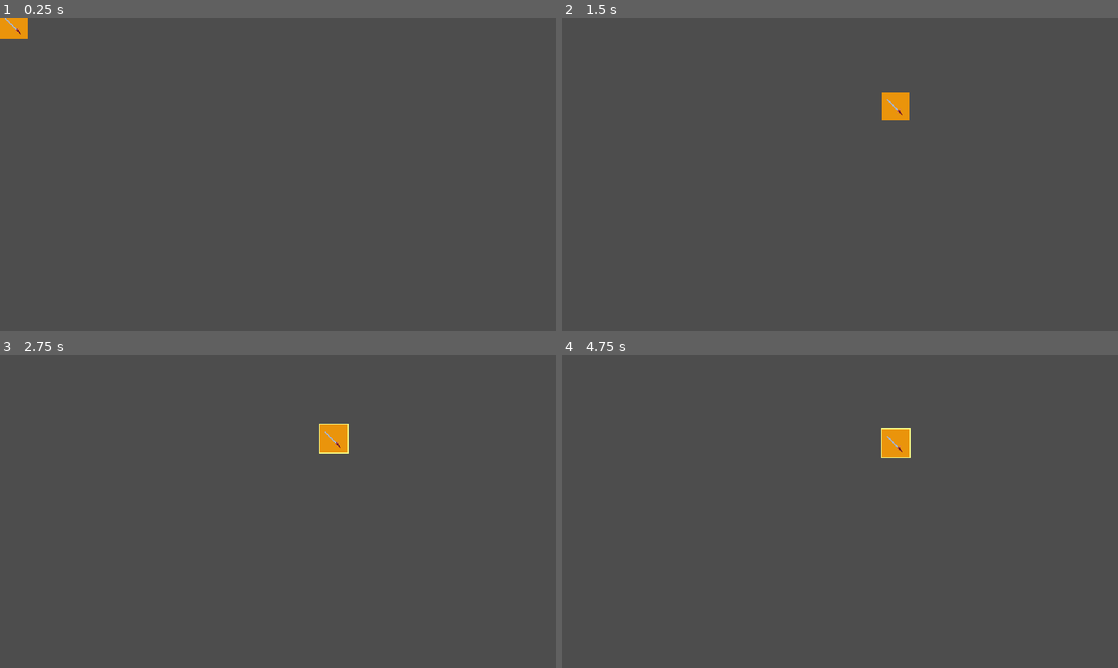
Above: before the commit, frames 1-4 (two rows, left to right).
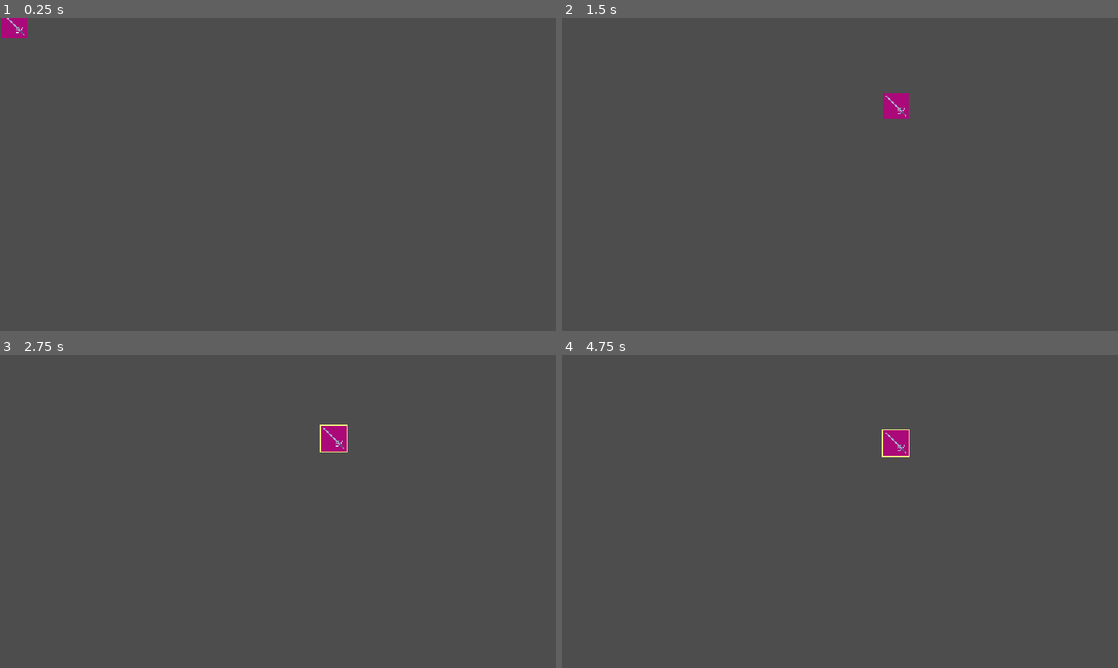
Above: after the commit, the same moments.

Repository: gustavofukunaga/tcc
Game: Godot game, scene res://Scenes/Item/item.tscn
Two runs of this game, one before a commit and one after it. Both use one fixed random seed, a clock stepped at 60 frames per second and the inputs below. This scene is started directly instead of the project's main scene.
Inputs (mouse positions are in pixels of both pictures, inside the frame that each line leads up to):
- Up to frame 1 (0.25 s): no input
- Up to frame 2 (1.5 s): tap Enter at 0.5 s; drag from (573, 24) to (895, 105) at 0.52 s; drag from (728, 190) to (895, 105) at 1.27 s
- Up to frame 3 (2.75 s): tap Space at 2 s; move the mouse to (333, 442) at 2.02 s; press the mouse at (333, 442) at 2.03 s
- Up to frame 4 (4.75 s): release the mouse at (895, 442) at 2.75 s; tap Enter at 2.75, 4.25 s; drag from (812, 574) to (673, 464) at 2.77 s; tap Space at 3.5 s; move the mouse to (1006, 558) at 3.52 s; press the mouse at (1006, 558) at 3.53 s; release the mouse at (1006, 558) at 4.25 s; drag from (673, 464) to (895, 442) at 4.27 s

The runs differ from the first frame. In frame 1, 0.3% of the frame differs, in the area x 0-5%, y 0-7%; in frame 2, 0.4%; in frame 3, 0.5%, in the area x 57-63%, y 22-32%; in frame 4, 0.5%.

Commit message:
more stuff

Diff:
--- a/Data/Items/knife.tres
+++ b/Data/Items/knife.tres
@@ -5,7 +5,7 @@
 [resource]
 script = ExtResource("1_ounty")
 name = "Knife"
-rarity = 3
+rarity = 2
 gold_cost = 1
-skin_coordinates = Vector2i(2, 0)
+skin_coordinates = Vector2i(5, 0)
 metadata/_custom_type_script = "uid://cwm0usltptrtm"
--- a/Scenes/Item/item.tscn
+++ b/Scenes/Item/item.tscn
@@ -20,15 +20,23 @@
 [node name="Background" type="Polygon2D" parent="Visuals"]
 position = Vector2(0, -8)
 color = Color(0.329412, 0.145098, 1, 1)
-polygon = PackedVector2Array(0, 0, 32, 0, 32, 32, 0, 32)
+polygon = PackedVector2Array(1, 1, 31, 1, 31, 31, 1, 31)
+
+[node name="Background2" type="Polygon2D" parent="Visuals"]
+visible = false
+position = Vector2(0, -8)
+color = Color(0, 0.0823529, 0.12549, 1)
+polygon = PackedVector2Array(3, 3, 29, 3, 29, 29, 3, 29)
 
 [node name="Skin" type="Sprite2D" parent="Visuals"]
 position = Vector2(16, 8)
+scale = Vector2(0.8, 0.8)
 texture = ExtResource("3_ab5lp")
 region_enabled = true
-region_rect = Rect2(64, 160, 32, 32)
+region_rect = Rect2(160, 0, 32, 32)
 
 [node name="CollisionShape2D" type="CollisionShape2D" parent="."]
+visible = false
 position = Vector2(16, 8)
 shape = SubResource("RectangleShape2D_0px54")
 
